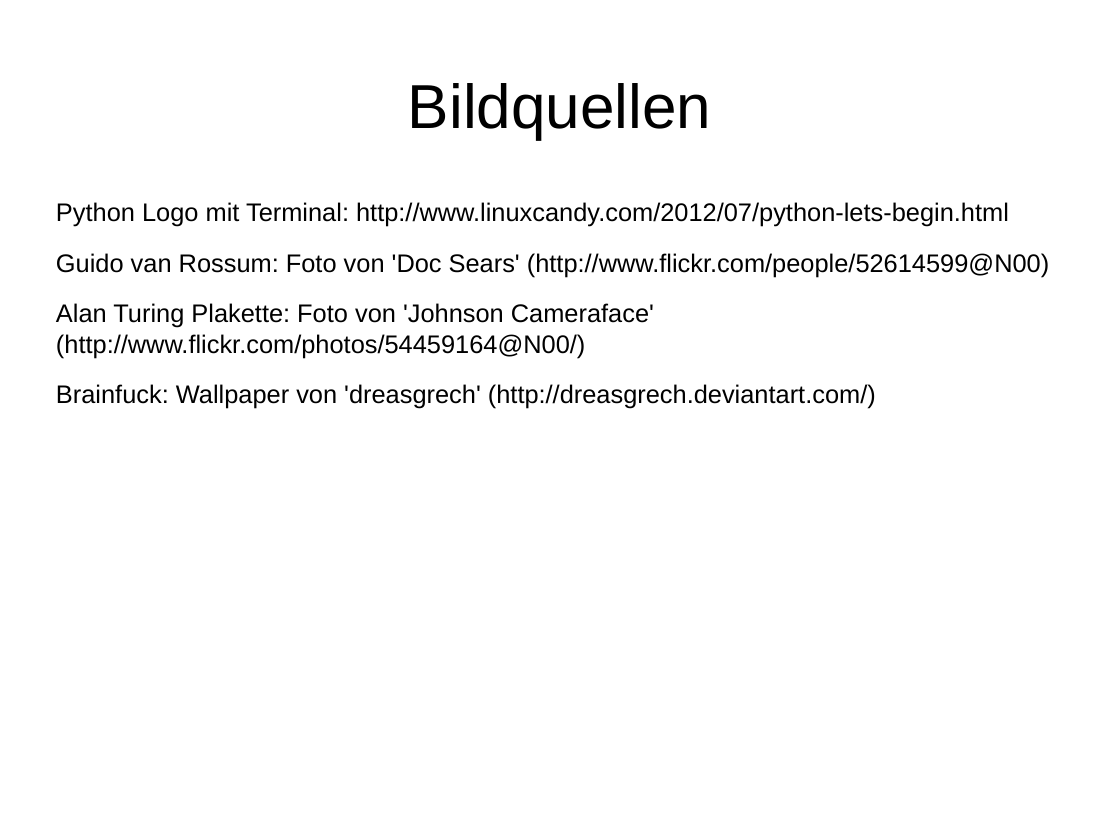
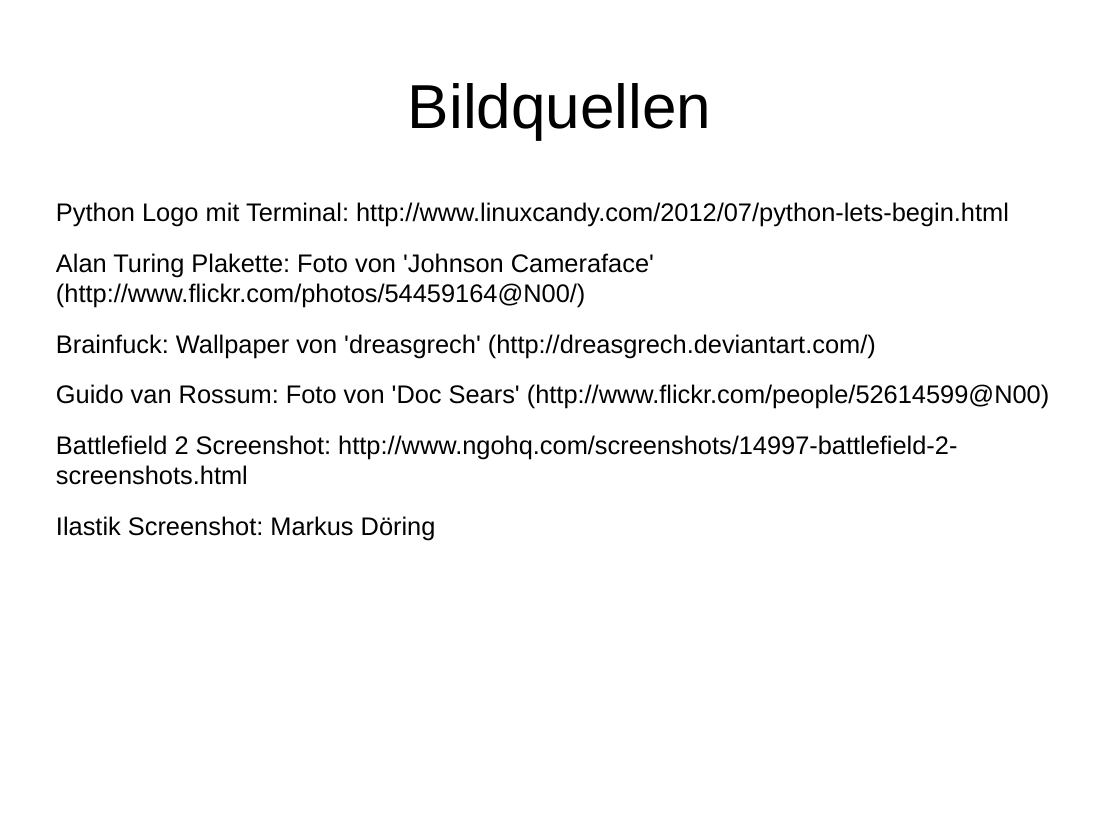
Before and after one commit to burgerdev/bearded-wookie, a slide deck: slide 11 of doc/presentation/learning_python.odp (slide 9 before the commit). Drawn at 1120x840 pixels with LibreOffice and Linux fonts; fonts in the diff are those of the drawing. Boxes give left, top, right and bottom in pixels: in the first picture for what was removed or moved away, otherwise in the second. Text is boxed around its words. In the diff, an @@ line names an element or a change of style, - is before the commit and + after.

```diff
--- a/doc/presentation/learning_python.odp
+++ b/doc/presentation/learning_python.odp
@@ text at box(56, 253, 1049, 277): paragraph removed @@
-Guido van Rossum: Foto von 'Doc Sears' (http://www.flickr.com/people/52614599@N00)
@@ text at box(56, 384, 1049, 540): paragraphs added @@
+Guido van Rossum: Foto von 'Doc Sears' (http://www.flickr.com/people/52614599@N00)
+Battlefield 2 Screenshot: http://www.ngohq.com/screenshots/14997-battlefield-2-screenshots.html
+Ilastik Screenshot: Markus Döring
```
Also in this commit, not shown: 2 slides added, 2 other files.
